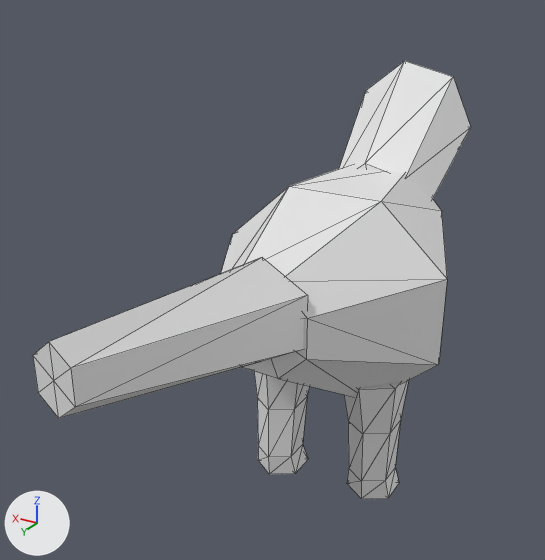
Two versions of the OBJ model data/animals/canario/eat/5.obj, one commit apart.
Camera for both pictures: a 50 mm camera at (-0.25, 0.509, 0.435) aimed at (0.038, 0.029, 0.195). Arrows for +X, +Y and +Z are at lower left; the lights stay in place. The older version comes first. Mesh edges are drawn as thin lines. Where no turn or scale is listed for an object, it has been applied to the vertices.

Before the edit, the objects in view are built like this:
```python
me_canario_eat_5 = bpy.data.meshes.new('canario_eat_5')
me_canario_eat_5.from_pydata(...)  # 122 vertices, 220 faces; spans x -0.096..0.096, y -0.274..0.306, z 0.0..0.347
ob_canario_eat_5 = bpy.data.objects.new('canario_eat_5', me_canario_eat_5)
ob_canario_eat_5.location = (0.0, 0.0, 0.0)
```
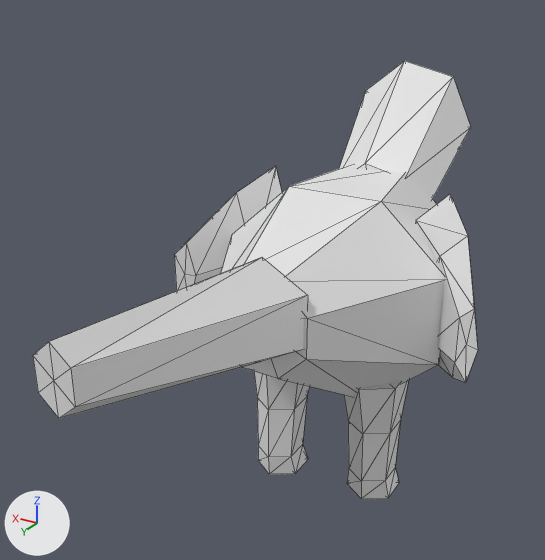
The edits, one by one:
me_canario_eat_5 is used by ob_canario_eat_5; location (0.0, 0.0, 0.0).
me_canario_eat_5 had 122 vertices, 220 faces and spanned x -0.096..0.096, y -0.274..0.306, z 0.0..0.347.
me_canario_eat_5 now has 156 vertices, 280 faces and spans x -0.133..0.131, y -0.274..0.306, z 0.0..0.347.
me_canario_eat_5 part 1: a new loose piece of 17 vertices spanning x -0.133..-0.057, y -0.03..0.036, z 0.13..0.272.
me_canario_eat_5 part 2: a new loose piece of 17 vertices spanning x 0.052..0.131, y -0.031..0.036, z 0.13..0.272.

What differs and where, as boxes [x1, y1, x2, y2] in the pictures (545 x 560 px):
'canario_eat_5', reshaped: before [33, 61, 471, 499]; after [33, 61, 478, 499]
part 1 of me_canario_eat_5, added: after [416, 194, 478, 383]
part 2 of me_canario_eat_5, added: after [174, 166, 282, 291]
